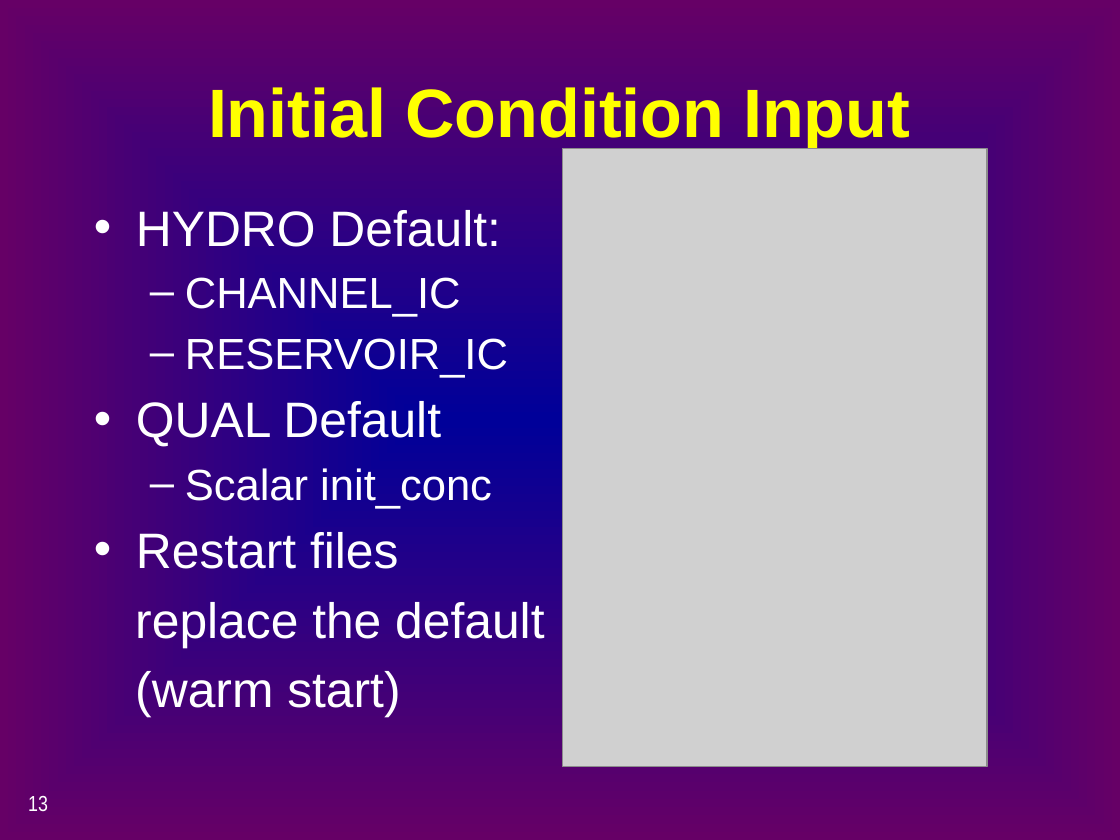
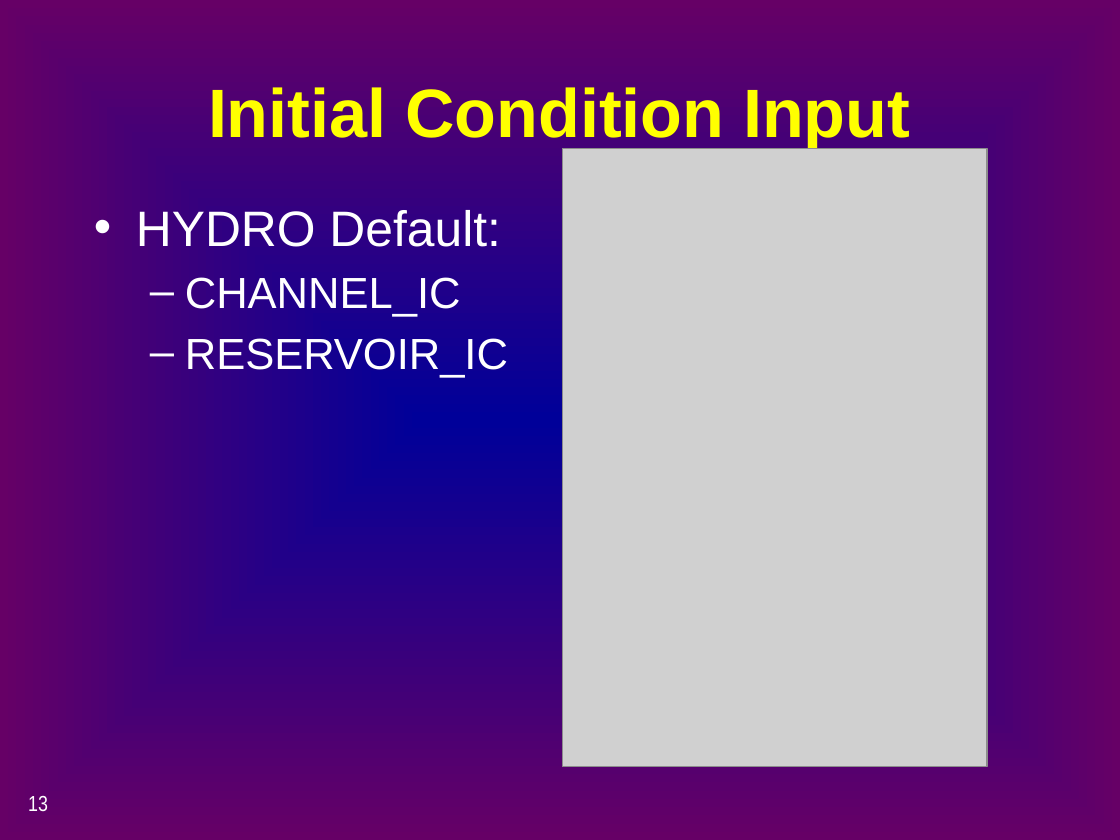
Before and after one commit to CADWRDeltaModeling/dsm2, a slide deck: slide 13 of dsm2/presentations/p4_simulation_data.pptx. Drawn at 1120x840 pixels with LibreOffice and Linux fonts; fonts in the diff are those of the drawing; grey boxes stand for pictures. Boxes give left, top, right and bottom in pixels: in the first picture for what was removed or moved away, otherwise in the second. Text is boxed around its words. In the diff, an @@ line names an element or a change of style, - is before the commit and + after.

```diff
--- a/dsm2/presentations/p4_simulation_data.pptx
+++ b/dsm2/presentations/p4_simulation_data.pptx
@@ text at (x1=135, y1=401, x2=544, y2=718): paragraphs removed @@
-• QUAL Default
-  – Scalar init_conc
-• Restart files
-replace the default
-(warm start)
```
Also in this commit, not shown: 2 other slides changed, 3 slides added.
